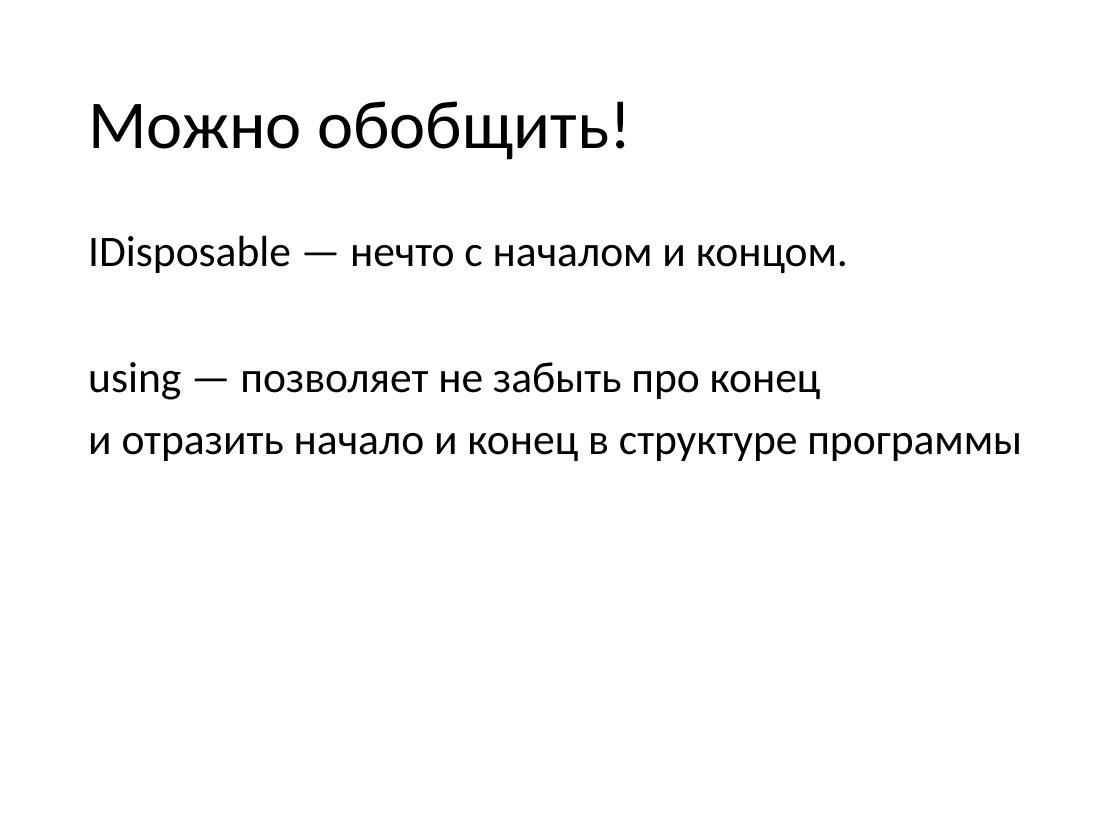
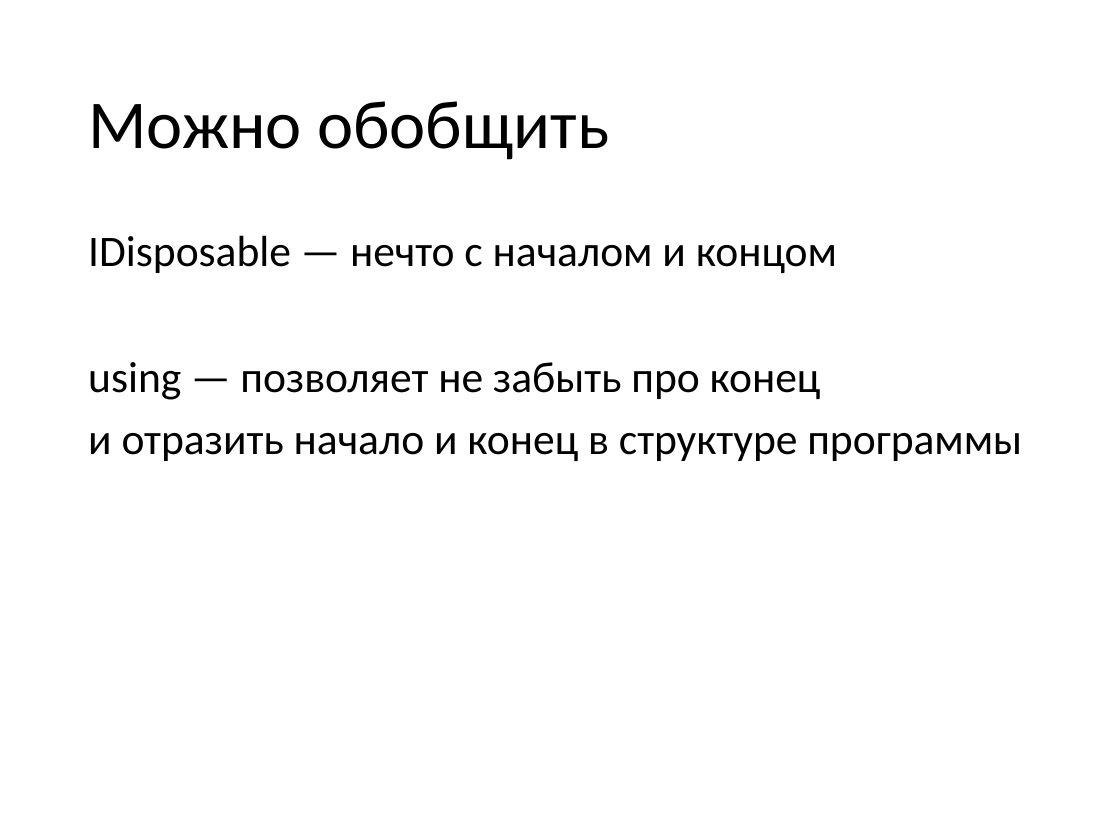
Before and after one commit to valertron/design, a slide deck: slide 36 of Design.pptx (slide 38 before the commit). Drawn at 1120x840 pixels with LibreOffice and Linux fonts; fonts in the diff are those of the drawing. Boxes give left, top, right and bottom in pixels: in the first picture for what was removed or moved away, otherwise in the second. Text is boxed around its words. In the diff, an @@ line names an element or a change of style, - is before the commit and + after.

```diff
--- a/Design.pptx
+++ b/Design.pptx
@@ title at (88, 101, 609, 160): text changed @@
-Можно обобщить!
+Можно обобщить
@@ text at (88, 235, 837, 273): text changed @@
-IDisposable — нечто с началом и концом.
+IDisposable — нечто с началом и концом
```
Also in this commit, not shown: 17 other slides changed, 19 slides added, 2 slides removed, 1 other file.
